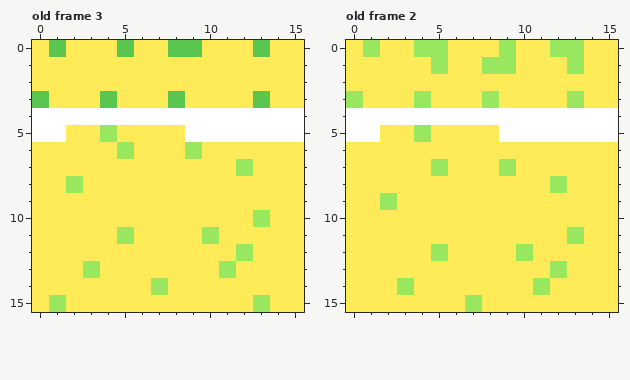
Two versions of one pixel-art file, assets/acid.aseprite. Above is the file before it was changed.
16x16 pixels, 3 frames. Shown: old frame 3, old frame 2. The commit also changed other frames, which this record leaves out.
And afterwards:
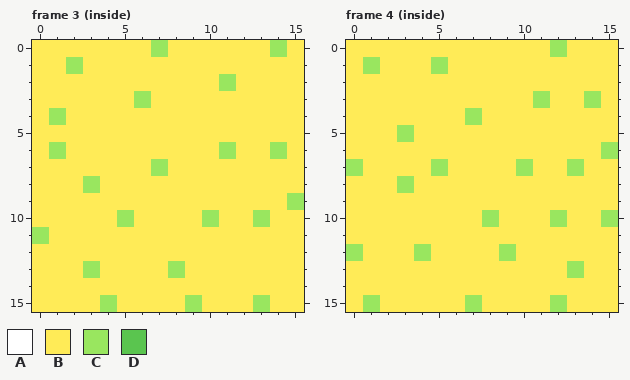
Palette (. is transparent): A #ffffff  B #ffeb57  C #99e65f  D #5ac54f
A new or re-ordered frame is compared with the old frame closest to it.
Edits made:
frames 3 -> 7
Frame 3 (inside) is new; against old frame 3:
Colour A gives way to colour B in row 4 at x 0 and 2 to 15; in row 5 at x 0 to 1 and 9 to 15.
Colour C gives way to colour B in row 5 at x 4; in row 6 at x 5 and 9; in row 7 at x 12; in row 8 at x 2; in row 11 at x 5 and 10; in row 12 at x 12.
Colour C gives way to colour B in row 13 at x 11; in row 14 at x 7; in row 15 at x 1.
Colour D gives way to colour B in row 0 at x 1, 5, 8 to 9 and 13; in row 3 at x 0, 4, 8 and 13.
Colour A gives way to colour C in row 4 at x 1.
Colour B gives way to colour C in row 0 at x 7 and 14; in row 1 at x 2; in row 2 at x 11; in row 3 at x 6; in row 6 at x 1, 11 and 14; in row 7 at x 7.
Colour B gives way to colour C in row 8 at x 3; in row 9 at x 15; in row 10 at x 5 and 10; in row 11 at x 0; in row 13 at x 8; in row 15 at x 4 and 9.
Frame 4 (inside) is new; against old frame 2:
Colour A gives way to colour B in row 4 at x 0 to 6 and 8 to 15; in row 5 at x 0 to 1 and 9 to 15.
Colour C gives way to colour B in row 0 at x 1, 4 to 5, 9 and 13; in row 1 at x 8 to 9 and 13; in row 3 at x 0, 4, 8 and 13; in row 5 at x 4; in row 7 at x 9; in row 8 at x 12.
Colour C gives way to colour B in row 9 at x 2; in row 11 at x 13; in row 12 at x 5 and 10; in row 13 at x 12; in row 14 at x 3 and 11.
Colour A gives way to colour C in row 4 at x 7.
Colour B gives way to colour C in row 1 at x 1; in row 3 at x 11 and 14; in row 5 at x 3; in row 6 at x 15; in row 7 at x 0, 10 and 13; in row 8 at x 3.
Colour B gives way to colour C in row 10 at x 8, 12 and 15; in row 12 at x 0, 4 and 9; in row 13 at x 13; in row 15 at x 1 and 12.
Pixel boxes of the changes (left, top, right, bottom) in both pictures:
changed: (32, 40, 304, 312)
changed: (346, 40, 618, 312)
